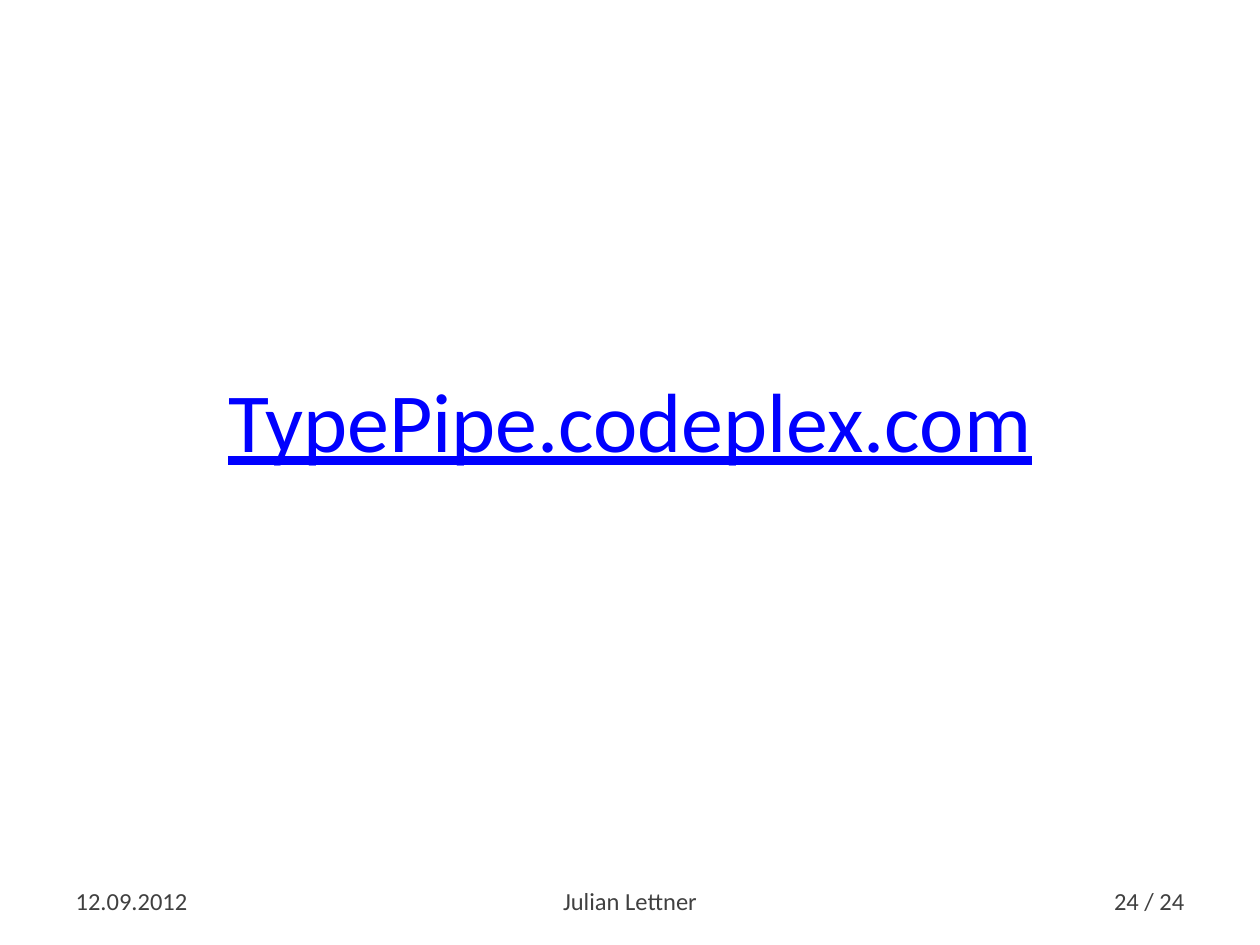
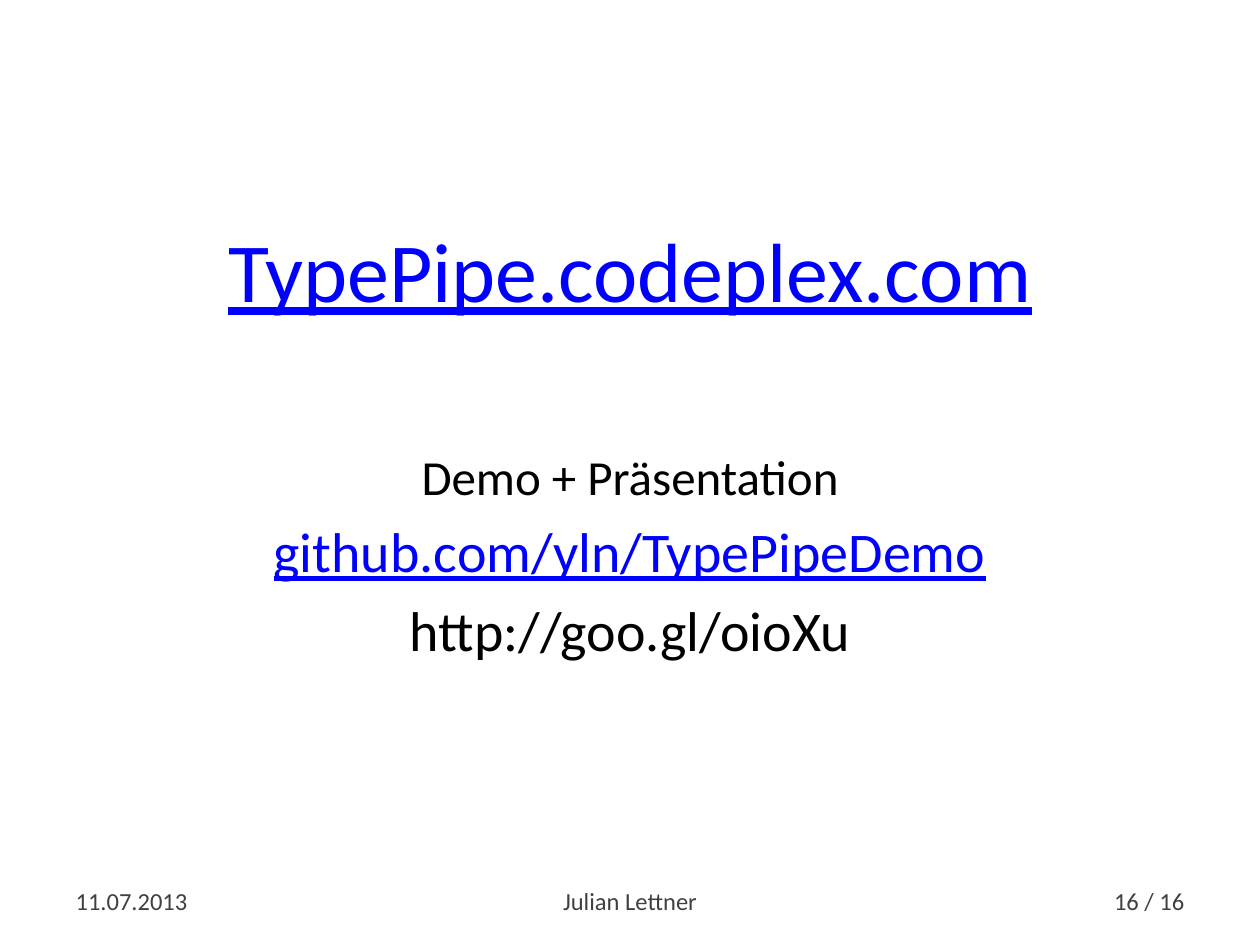
Before and after one commit to yln/TypePipeDemo, a slide deck: slide 16 of A Code Generation Pipeline for .NET.pptx (slide 24 before the commit). Drawn at 1260x945 pixels with LibreOffice and Linux fonts; fonts in the diff are those of the drawing. Boxes give left, top, right and bottom in pixels: in the first picture for what was removed or moved away, otherwise in the second. Text is boxed around its words. In the diff, an @@ line names an element or a change of style, - is before the commit and + after.

```diff
--- a/A Code Generation Pipeline for .NET.pptx
+++ b/A Code Generation Pipeline for .NET.pptx
@@ text at (x1=274, y1=461, x2=985, y2=661): paragraphs added @@
+Demo + Präsentation
+github.com/yln/TypePipeDemo
+http://goo.gl/oioXu
@@ text at (x1=76, y1=894, x2=188, y2=910): text changed @@
-12.09.2012
+11.07.2013
@@ page number at (x1=1114, y1=893, x2=1184, y2=910): text changed @@
-24 / 24
+16 / 16
```
Also in this commit, not shown: 13 other slides changed, 1 slide added, 9 slides removed.
